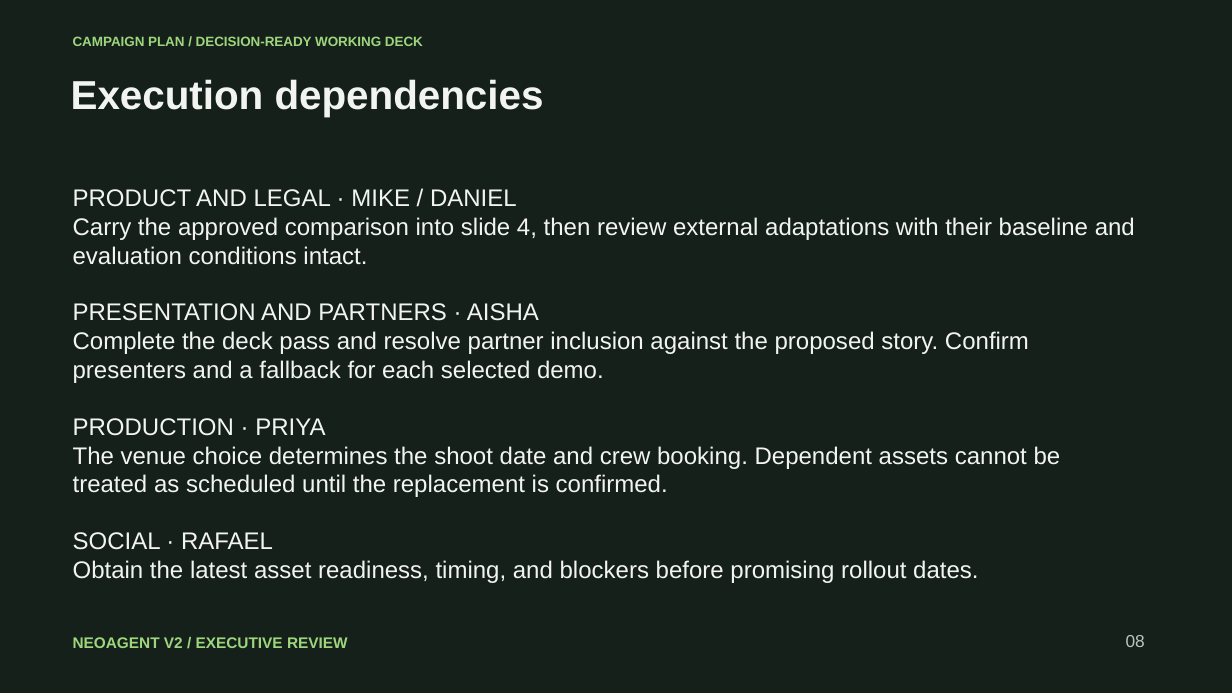
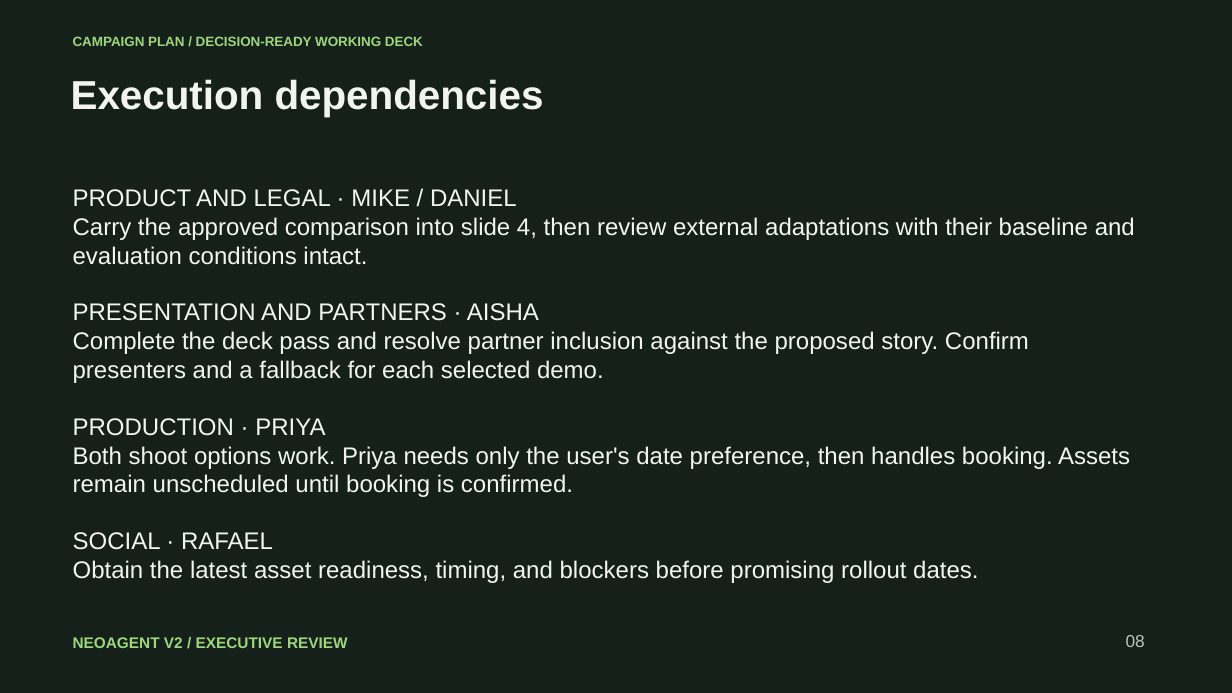
Before and after one commit to CalebJKim/chief-of-staff-agent, a slide deck: slide 8 of demo/templates/neoagent-v2-exec-review.pptx. Drawn at 1232x693 pixels with LibreOffice and Linux fonts; fonts in the diff are those of the drawing. Boxes give left, top, right and bottom in pixels: in the first picture for what was removed or moved away, otherwise in the second. Text is boxed around its words. In the diff, an @@ line names an element or a change of style, - is before the commit and + after.

```diff
--- a/demo/templates/neoagent-v2-exec-review.pptx
+++ b/demo/templates/neoagent-v2-exec-review.pptx
@@ text at box(73, 446, 1130, 497): text changed @@
-The venue choice determines the shoot date and crew booking. Dependent assets cannot be treated as scheduled until the replacement is confirmed.
+Both shoot options work. Priya needs only the user's date preference, then handles booking. Assets remain unscheduled until booking is confirmed.
```
Also in this commit, not shown: 1 other slide changed, 32 other files.
